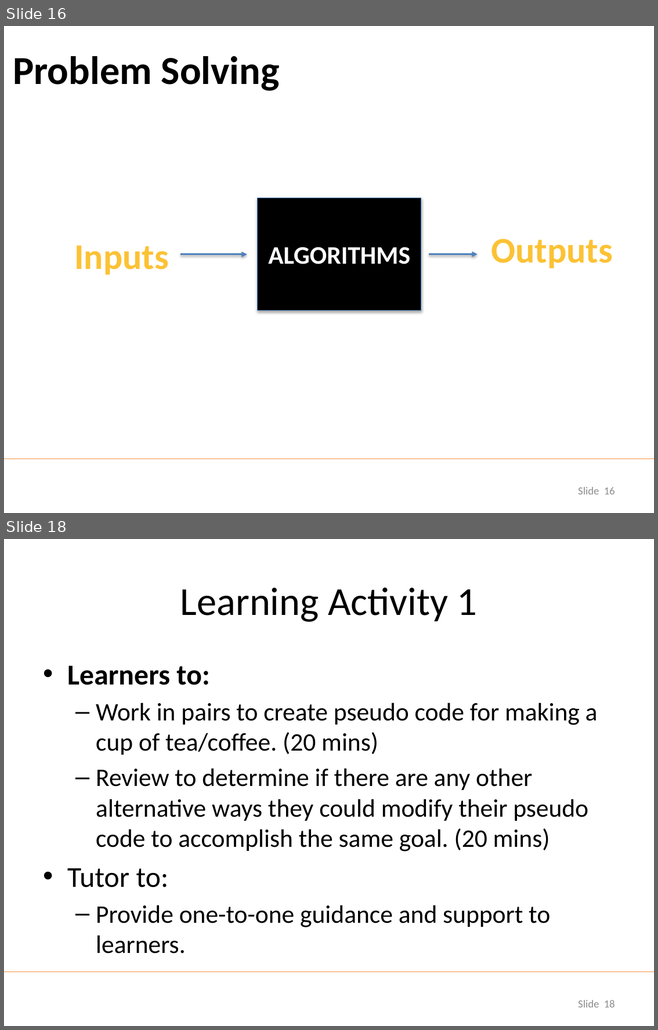
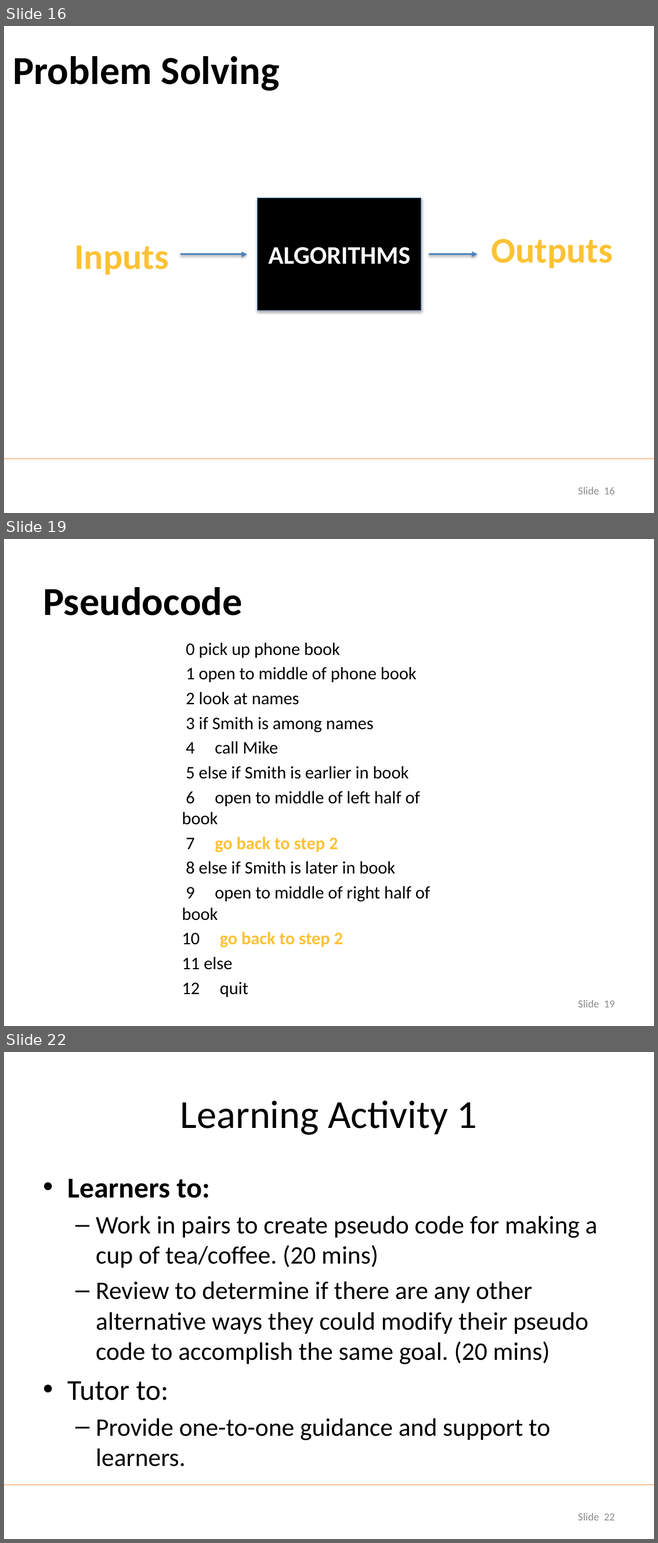
Before and after one commit to udohsolomon/lecture_slide_programming, a slide deck: week_1/Week 1 Day 1.pptx. Shown one above the other, each under a label of ours: slides 16 and 18 before the commit, slides 16, 19 and 22 after it; the slides between them are not shown. The pictures are 658x1030 and 658x1543 pixels, drawn with LibreOffice and Linux fonts; fonts in the diff are those of the drawing; background and template pictures are left out. Boxes give left, top, right and bottom in pixels: in the first picture for what was removed or moved away, otherwise in the second. Text is boxed around its words. In the diff, an @@ line names an element or a change of style, - is before the commit and + after.

```diff
--- a/week_1/Week 1 Day 1.pptx
+++ b/week_1/Week 1 Day 1.pptx
@@ slide 19 added at <box>4,539,654,1026</box>, background picture (left out) @@
@@ title added at <box>43,587,242,616</box>, 44 pt, text #000000, bold @@
+Pseudocode
@@ text added at <box>182,643,430,947</box>, 19.6 pt, text #000000 @@
+0 pick up phone book
+1 open to middle of phone book
+2 look at names
+3 if Smith is among names
+4 call Mike
+5 else if Smith is earlier in book
+6 open to middle of left half of book
+7 go back to step 2
+8 else if Smith is later in book
+9 open to middle of right half of book
+10 go back to step 2
+11 else
+12 quit
@@ page number added at <box>578,1000,615,1008</box>, 12 pt, text #8C8C8C @@
+Slide 19
@@ what was slide 18 is now slide 22 @@
@@ page number at <box>578,1513,615,1521</box>: text changed @@
-Slide 18
+Slide 22
```
Also in this commit, not shown: 1 slide changed, 3 other slides added.
